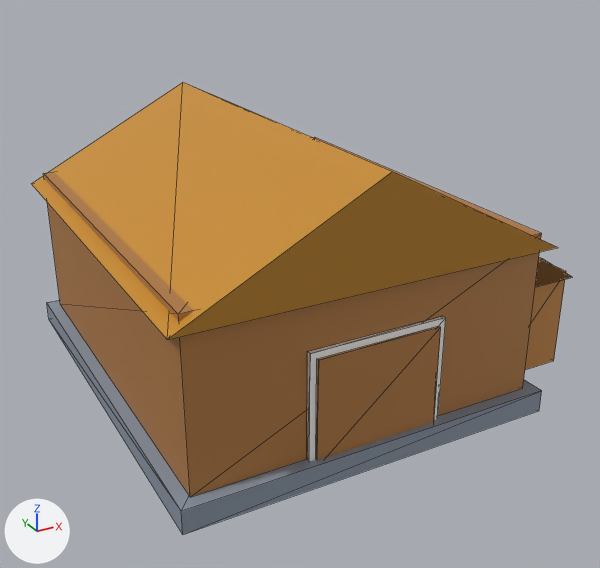
Two versions of the glTF model assets/models/hart-barn.glb, one commit apart.
Camera for both pictures: a 50 mm lens placed at (-11.1, -22.3, 13.8), pointed at (0.7, -1.0, 3.1). Lighting does not change. The marker at lower left points along +X, +Y and +Z. The first picture is the older version. Mesh edges are drawn as thin lines. Vertices at exactly the same position are counted once.

Names of what the first picture shows: 'Root'.
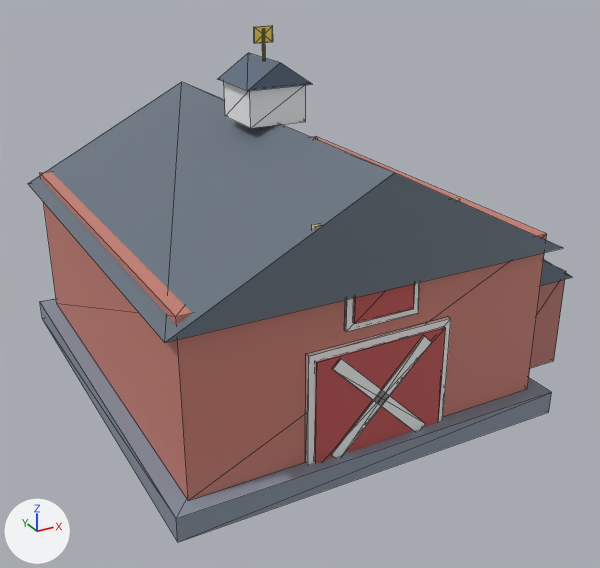
The change in detail:
me_modelmesh is used by ob_root; location (0.0, 0.0, 0.0).
Verts and faces of me_modelmesh; kept vertices keep their numbers, new ones are numbered from 52.
me_modelmesh had 52 vertices, 76 faces and spanned x -5.8..8.0, y -6.8..6.8, z 0.0..8.3.
me_modelmesh now has 162 vertices, 240 faces and spans x -6.0..8.0, y -7.0..7.0, z 0.0..10.93.
me_modelmesh part 1: a new loose piece, a box spanning x -1.1..1.1, y -6.6..-6.5, z 4.3..6.1, in mat_defaultvertexcolormaterial.
me_modelmesh part 2: a new loose piece, a box spanning x -0.9..0.9, y -6.66..-6.58, z 4.5..5.9, in mat_defaultvertexcolormaterial.
me_modelmesh part 3: a new loose piece, a box spanning x -2.1..2.1, y -6.72..-6.57, z 6.3..7.3, in mat_defaultvertexcolormaterial.
me_modelmesh part 4: a new loose piece, a box spanning x -0.9..0.9, y -0.9..0.9, z 8.25..9.35, in mat_defaultvertexcolormaterial.
me_modelmesh part 5: a new loose piece, a box spanning x -0.3..0.3, y -0.02..0.02, z 10.475..10.925, in mat_defaultvertexcolormaterial.
me_modelmesh part 6: a new loose piece of 16 vertices spanning x -0.04..0.04, y -0.03..0.03, z 9.95..10.85, in mat_defaultvertexcolormaterial.
Part 7, on me_modelmesh:
2 vertices are removed from x -5.8..5.8, y 6.7, z 5.3.
10 faces are deleted.
4 vertices in x -2.1, y -6.53..-6.38, z 0.3..3.9 move by (-0.1, -0.09, 0.0).
4 vertices in x 2.1, y -6.53..-6.38, z 0.3..3.9 move by (0.1, -0.09, 0.0).
4 vertices in x -1.9, y -6.6..-6.5, z 0.5..3.7 move by (-0.1, -0.08, 0.0).
4 vertices in x 1.9, y -6.6..-6.5, z 0.5..3.7 move by (0.1, -0.08, 0.0).
3 vertices in x -5.8..-5.4, y -6.7..-6.4, z 0.7..5.7 move by (-0.1, -0.1, 0.0).
3 vertices in x 5.4..5.8, y -6.7..-6.4, z 0.7..5.7 move by (0.1, -0.1, 0.0).
14 vertices move from x -5.8..5.8, y -6.8..6.8, z 0.0..8.3 to x -6.0..6.0, y -7.0..7.0, z 0.0..8.3.
18 vertices are added at x -5.9..5.9, y -6.7..6.8, z 0.56..5.3.
16 new vertices lie (0.0, 0.06, 0.0) away from vertices in x -1.54..1.54, y -6.7..6.64, z 0.56..3.64.
58 new faces join them.
Part 8, on me_modelmesh:
New vertex 84 is at (-1.05, -1.05, 9.35), pixel (247, 91).
New vertex 85 is at (1.05, -1.05, 9.35), pixel (312, 84).
New vertex 86 is at (0.0, -1.05, 10.05), pixel (280, 62).
New vertices 87, 88, 89 stand at vertices 84, 85, 86, in that order, plus (0.0, 2.1, 0.0).
New faces: (84, 85, 86), (87, 89, 88), (85, 87, 88), (84, 87, 85), (84, 86, 89), (84, 89, 87).
New faces: (85, 88, 86), (86, 88, 89).
me_modelmesh part 9: 42 kept faces spanning x -5.9..8.0, y -6.8..6.8, z 0.4..8.3 get new vertex colours.
Other edits to the shape of me_modelmesh do not show in these pictures.

What differs and where, as boxes [x1, y1, x2, y2] in the pictures (600 x 568 px):
'Root', reshaped (14% taller): before [32, 82, 572, 534]; after [28, 26, 572, 542]
part 1 of me_modelmesh, added: after [344, 282, 420, 332]
part 2 of me_modelmesh, added (brown): after [353, 283, 415, 324]
part 3 of me_modelmesh, added: after [312, 198, 460, 229]
part 4 of me_modelmesh, added: after [224, 82, 306, 128]
part 5 of me_modelmesh, added: after [254, 26, 273, 43]
part 6 of me_modelmesh, added: after [262, 29, 265, 58]
part 7 of me_modelmesh, built on: before [32, 83, 542, 534]; after [28, 82, 552, 542]
part 8 of me_modelmesh, added (blue): after [217, 53, 312, 91]
part 9 of me_modelmesh, recoloured: [43, 82, 572, 497] in both
